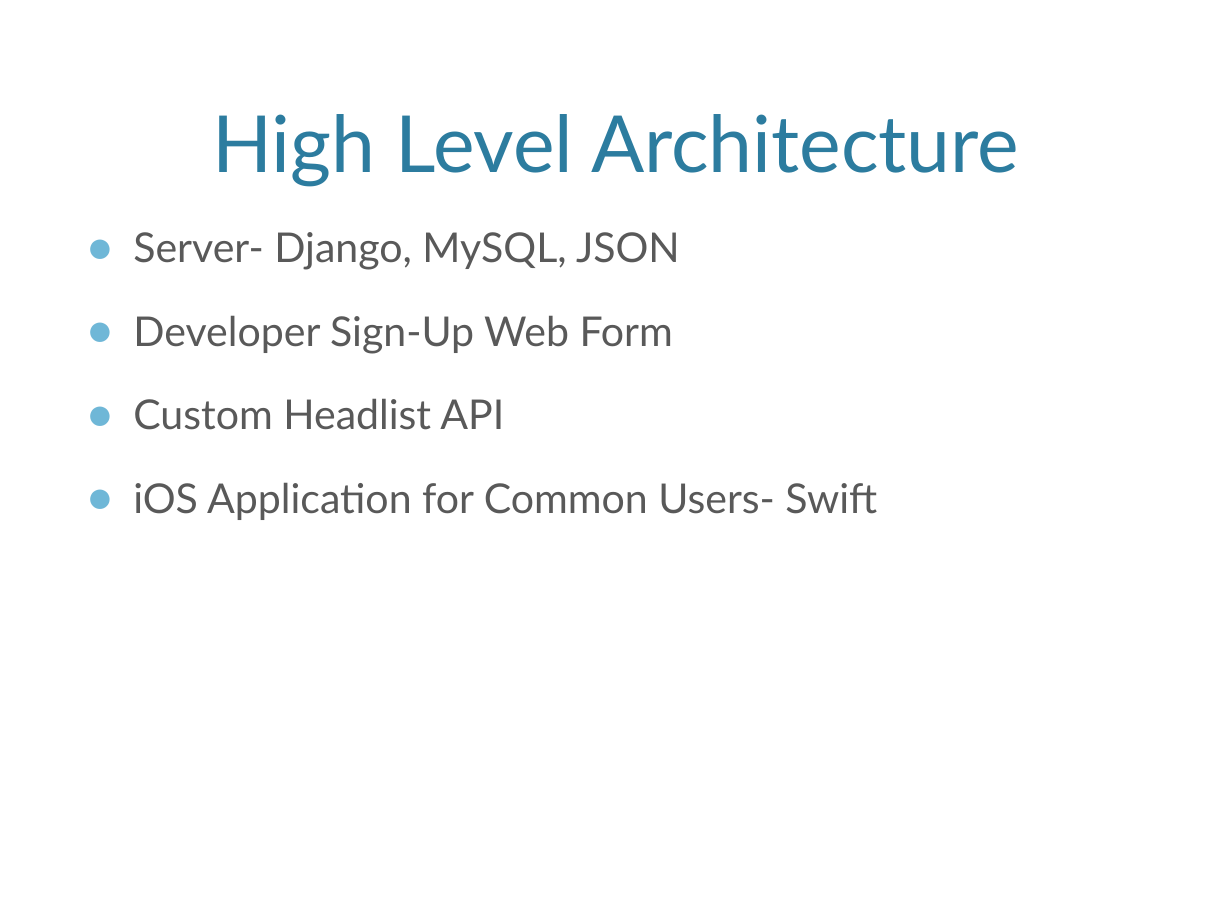
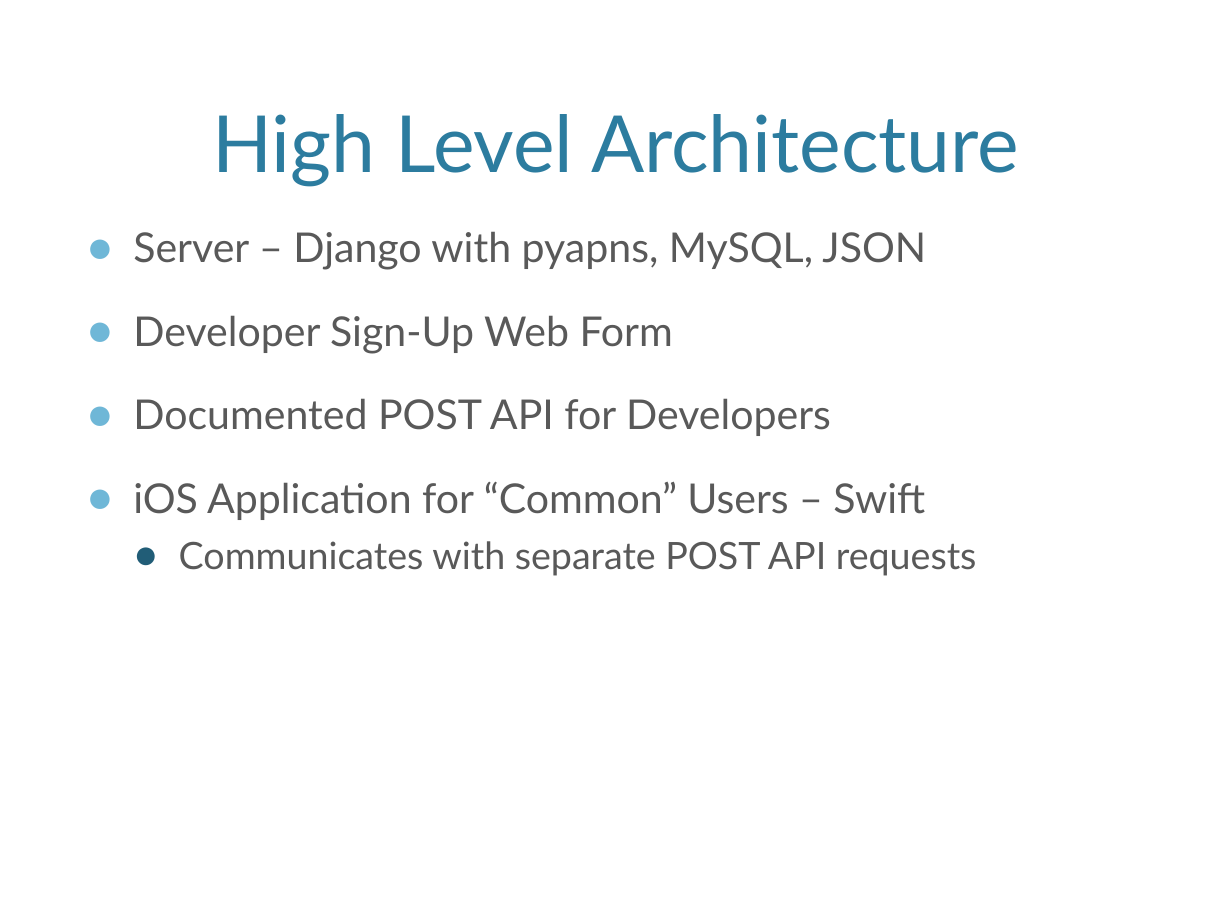
Before and after one commit to mlbvsnba/OOSE, a slide deck: slide 6 of presentations/FinalOOSEPres1.pptx (slide 5 before the commit). Drawn at 1232x924 pixels with LibreOffice and Linux fonts; fonts in the diff are those of the drawing; background and template pictures are left out. Boxes give left, top, right and bottom in pixels: in the first picture for what was removed or moved away, otherwise in the second. Text is boxed around its words. In the diff, an @@ line names an element or a change of style, - is before the commit and + after.

Commit message:
updated presentation

```diff
--- a/presentations/FinalOOSEPres1.pptx
+++ b/presentations/FinalOOSEPres1.pptx
@@ text at bbox=[133, 231, 926, 270]: text changed @@
-● Server- Django, MySQL, JSON
+● Server – Django with pyapns, MySQL, JSON
@@ text at bbox=[133, 398, 977, 576]: text changed @@
-● Custom Headlist API
-● iOS Application for Common Users- Swift
+● Documented POST API for Developers
+● iOS Application for “Common” Users – Swift
+  ● Communicates with separate POST API requests
```
Also in this commit, not shown: 4 other slides changed.
